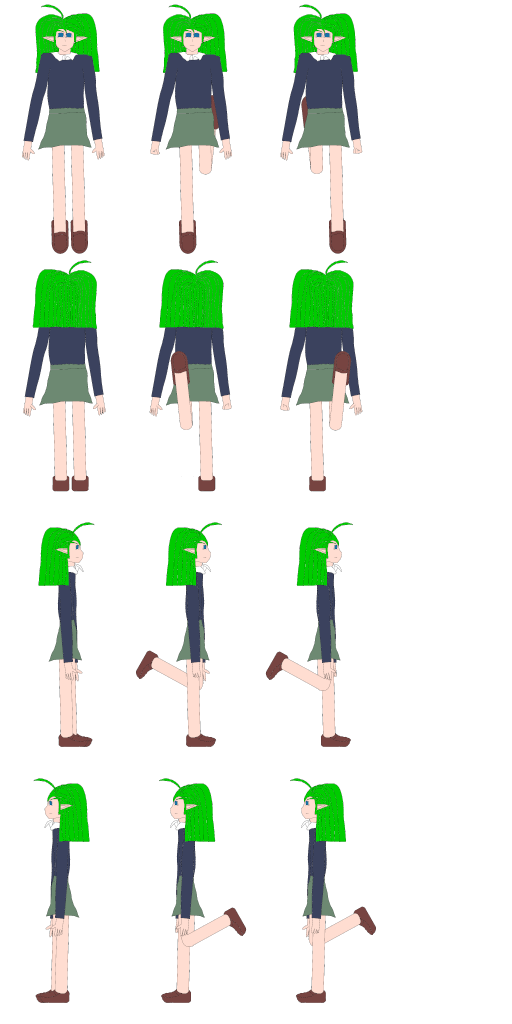
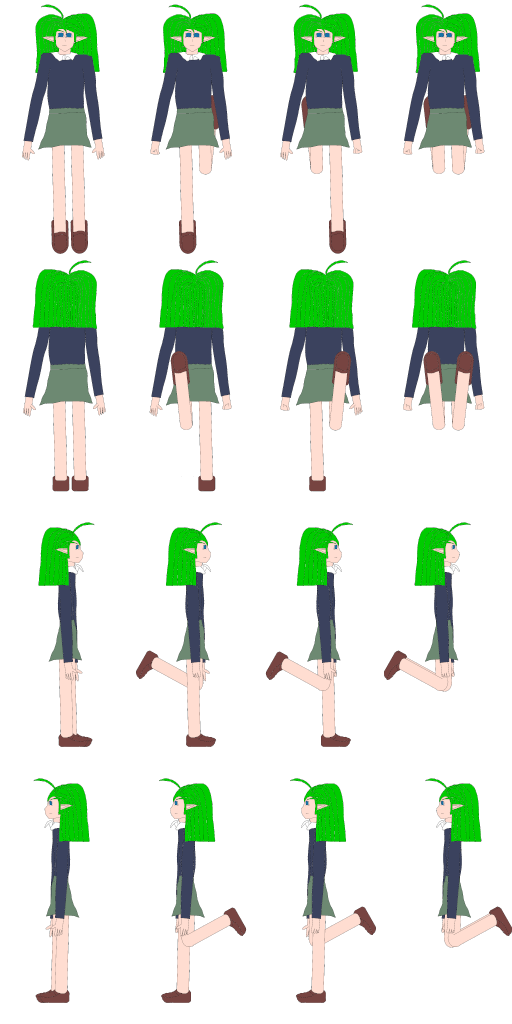
Layers edited between the first and the second w=512, h=1024 image:
added layer "wjump" above "ejump" over <box>425,778,512,948</box>
added layer "ejump" above "Copia de njump" over <box>384,522,471,692</box>
added layer "njump" above "sjump" over <box>403,260,485,431</box>
added layer "sjump" above "wwalk1.png" over <box>403,4,485,175</box>
